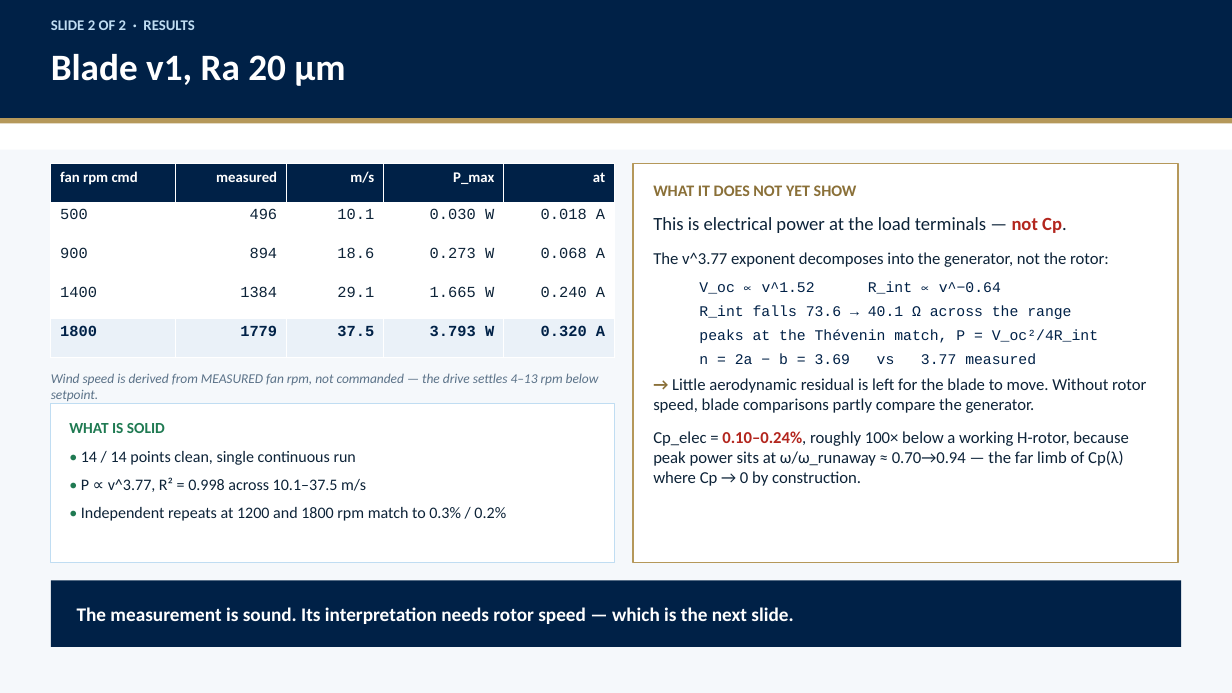
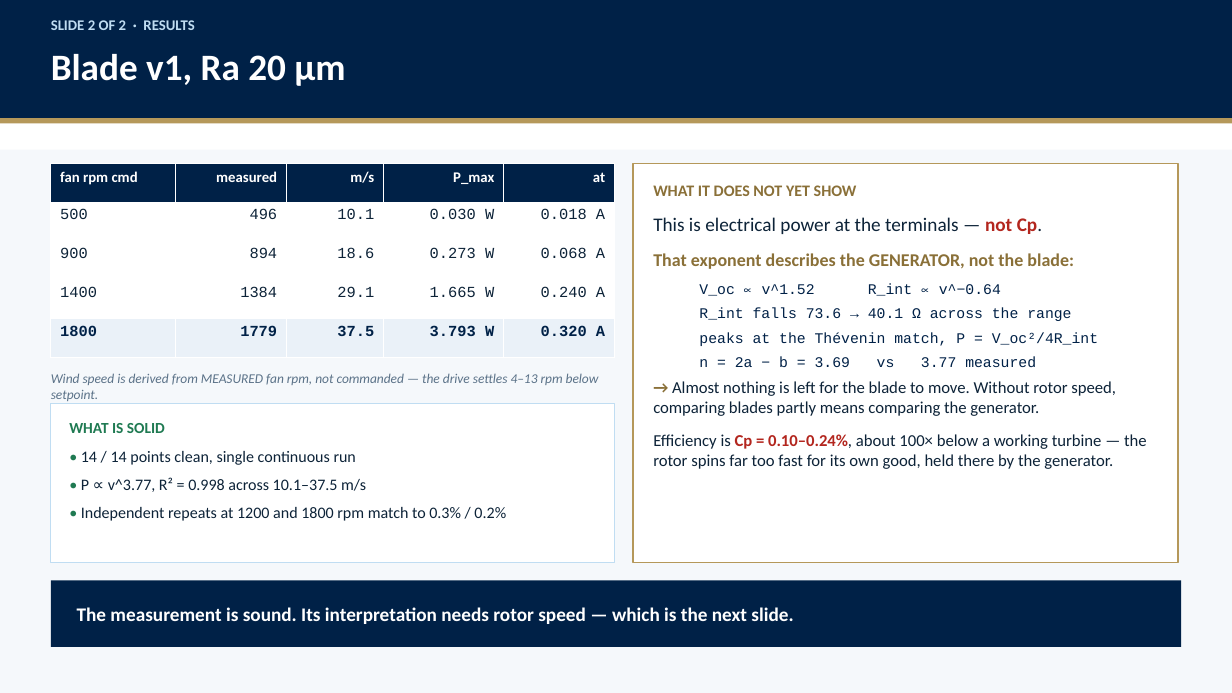
Before and after one commit to stephenseacuello/windtunnel-control, a slide deck: slide 5 of docs/slides/jeong_setup_and_results.pptx. Drawn at 1232x693 pixels with LibreOffice and Linux fonts; fonts in the diff are those of the drawing. Boxes give left, top, right and bottom in pixels: in the first picture for what was removed or moved away, otherwise in the second. Text is boxed around its words. In the diff, an @@ line names an element or a change of style, - is before the commit and + after.

```diff
--- a/docs/slides/jeong_setup_and_results.pptx
+++ b/docs/slides/jeong_setup_and_results.pptx
@@ text in rectangle at [653,217,1074,269]: text changed; size 13 to 14 pt; text colour #0D2338 to #8A7038; bold on @@
-This is electrical power at the load terminals — not Cp.
-The v^3.77 exponent decomposes into the generator, not the rotor:
+This is electrical power at the terminals — not Cp.
+That exponent describes the GENERATOR, not the blade:
@@ text in rectangle at [653,381,1147,469]: text changed @@
-→ Little aerodynamic residual is left for the blade to move. Without rotor speed, blade comparisons partly compare the generator.
-Cp_elec = 0.10–0.24%, roughly 100× below a working H-rotor, because peak power sits at ω/ω_runaway ≈ 0.70→0.94 — the far limb of Cp(λ) where Cp → 0 by construction.
+→ Almost nothing is left for the blade to move. Without rotor speed, comparing blades partly means comparing the generator.
+Efficiency is Cp = 0.10–0.24%, about 100× below a working turbine — the rotor spins far too fast for its own good, held there by the generator.
```
Also in this commit, not shown: 1 other slide changed, 3 other files.
